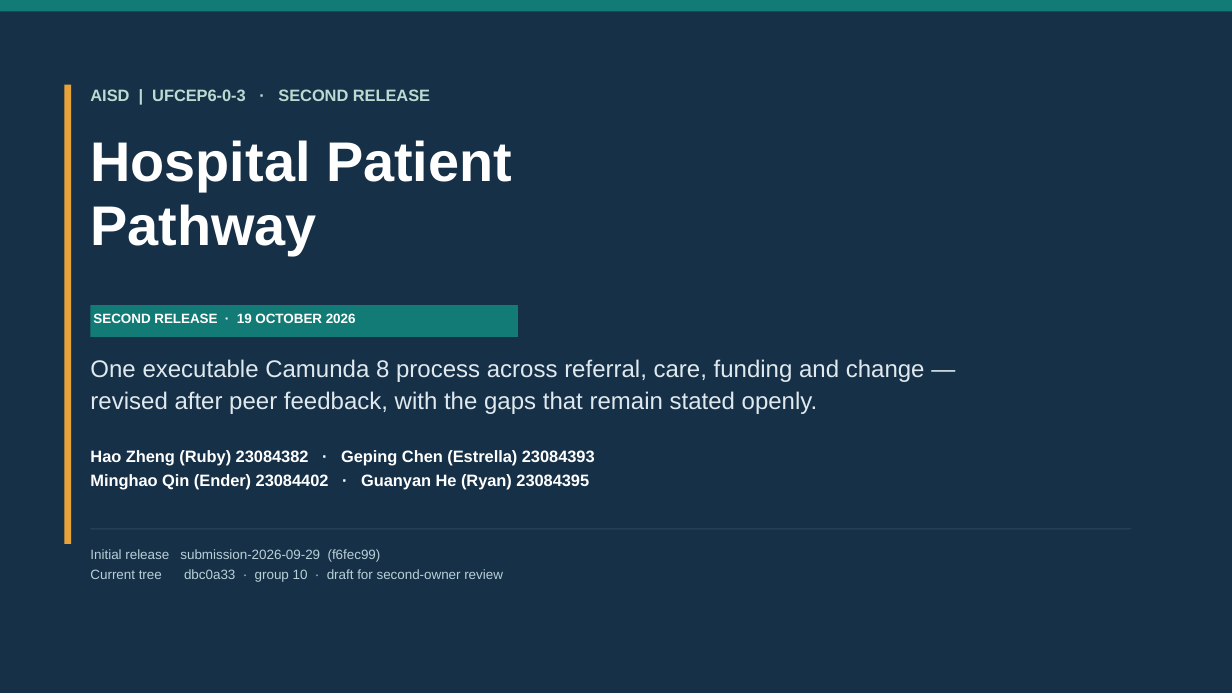
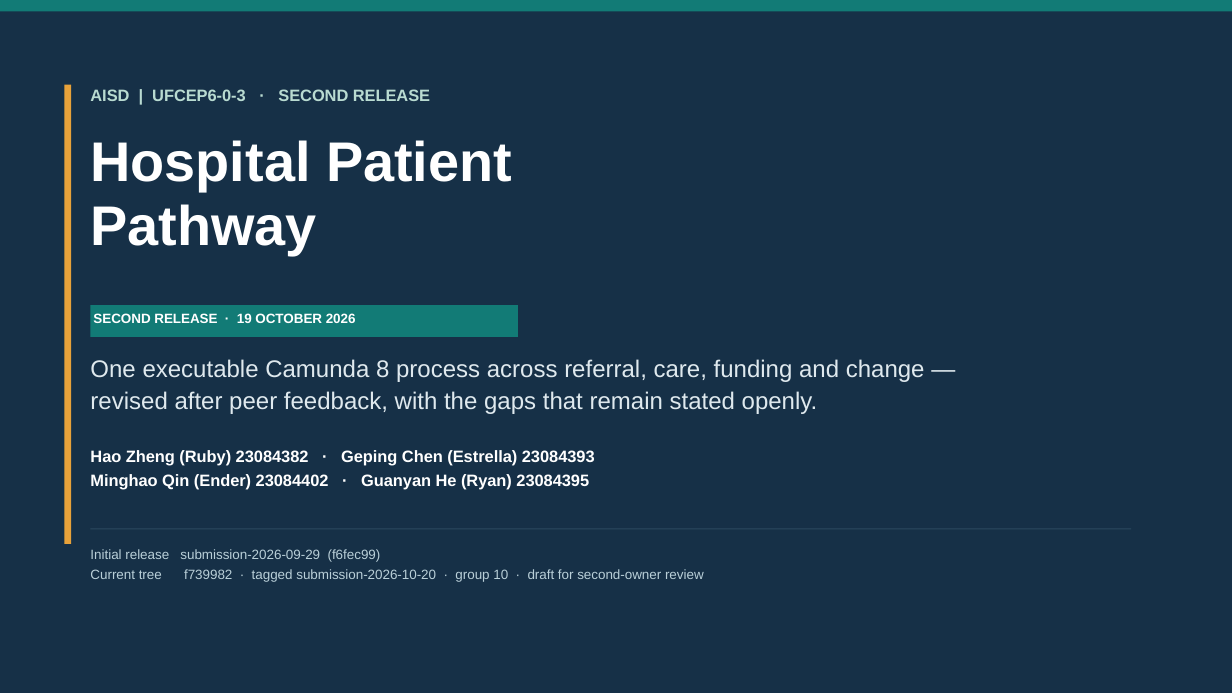
Before and after one commit to Estrella6066773/HW_AISD, a slide deck: slide 1 of submissions/AISD/AISD_Presentation_2026-10-19.pptx. Drawn at 1232x693 pixels with LibreOffice and Linux fonts; fonts in the diff are those of the drawing. Boxes give left, top, right and bottom in pixels: in the first picture for what was removed or moved away, otherwise in the second. Text is boxed around its words. In the diff, an @@ line names an element or a change of style, - is before the commit and + after.

```diff
--- a/submissions/AISD/AISD_Presentation_2026-10-19.pptx
+++ b/submissions/AISD/AISD_Presentation_2026-10-19.pptx
@@ text at (90, 569, 704, 582): text changed @@
-Current tree dbc0a33 · group 10 · draft for second-owner review
+Current tree f739982 · tagged submission-2026-10-20 · group 10 · draft for second-owner review
```
Also in this commit, not shown: 1 other slide changed, 1 other file.
